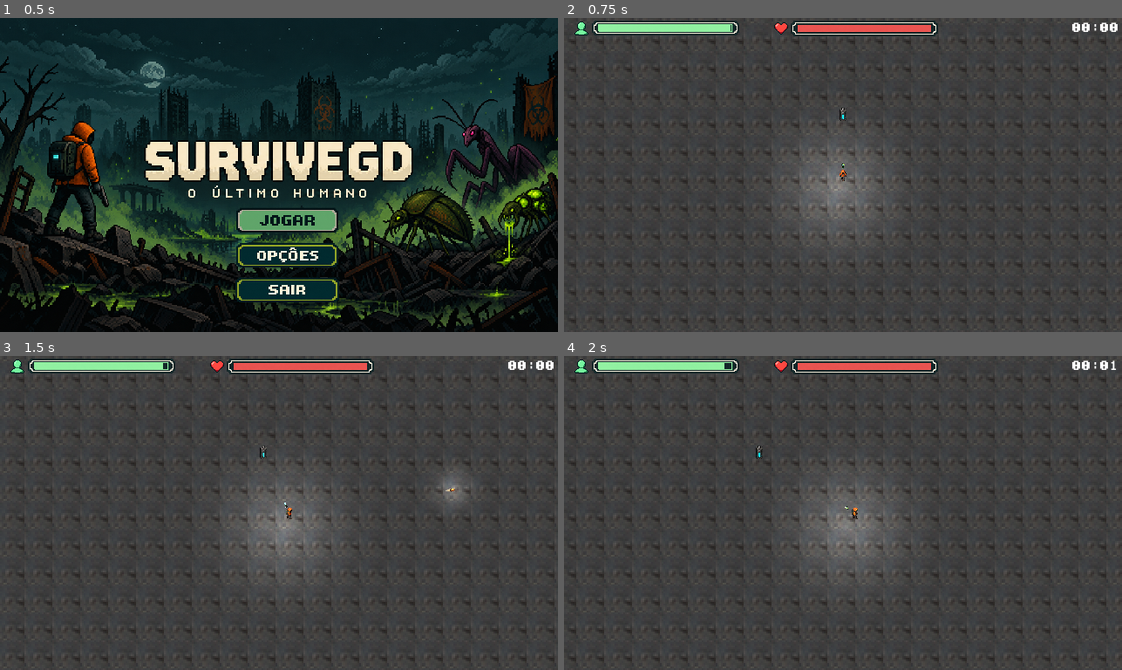
Above: before the commit, frames 1-4 (two rows, left to right).
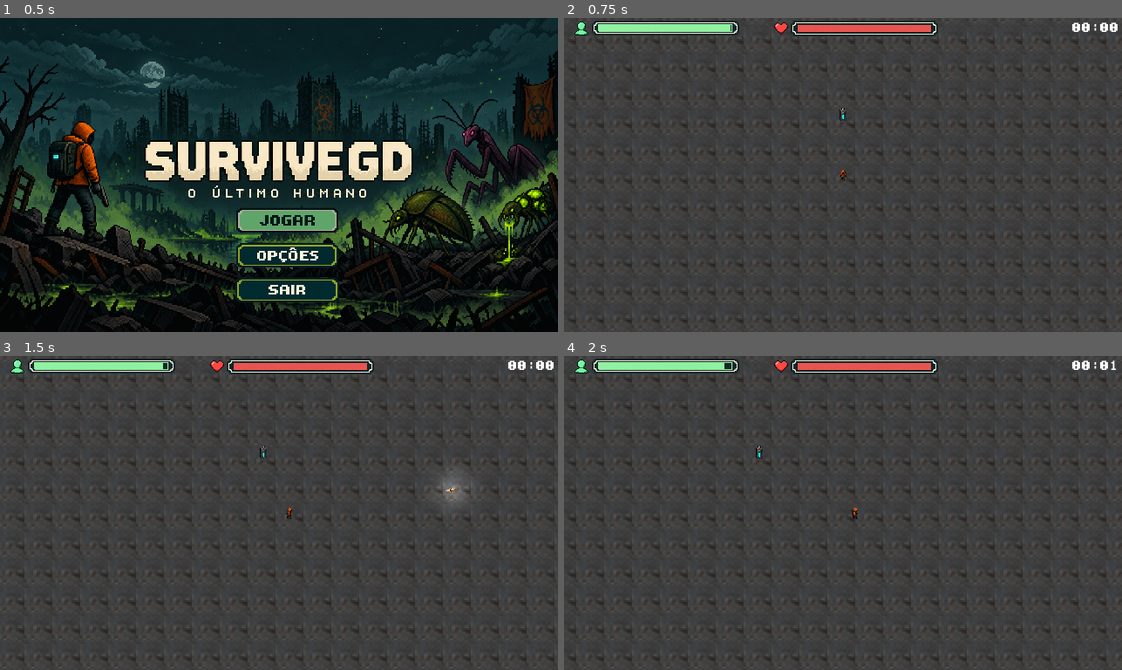
Above: after the commit, the same moments.

Repository: DevLucasOnly/DevLucasOnly-SurviveGD-Prototipo-de-Sobrevivencia-2D
Game: Godot game, scene res://scenes/main_menu.tscn
Same seed, same stepped clock (60 frames per second), same inputs: the game is played once before the commit and once after it. Sound files missing from this copy of the repository are replaced by a short silence.
Inputs (mouse positions are in pixels of both pictures, inside the frame that each line leads up to):
- Up to frame 1 (0.5 s): no input
- Up to frame 2 (0.75 s): click (848, 218) at 0.5 s
- Up to frame 3 (1.5 s): tap Enter at 1.25 s; move the mouse to (401, 497) at 1.27 s; press the mouse at (401, 497) at 1.28 s; hold D (move_right) from 1.28 s (still down)
- Up to frame 4 (2 s): keep holding D (move_right)

Frame 1 is identical in both runs. In frame 2, 2.9% of the frame differs, in the area x 41-57%, y 40-69%; in frame 3, 2.8%; in frame 4, 2.9%, in the area x 42-60%, y 40-69%.

Commit message:
Apenas para salvar animation

Diff:
--- a/scenes/Player.tscn
+++ b/scenes/Player.tscn
@@ -3,12 +3,143 @@
 [ext_resource type="Script" uid="uid://c7m4o7cacraer" path="res://scripts/player.gd" id="1_i0ldb"]
 [ext_resource type="PackedScene" uid="uid://dujdbk5baxpvi" path="res://scenes/projetil.tscn" id="2_3li8b"]
 [ext_resource type="Texture2D" uid="uid://jkg8eu1qossp" path="res://assets/Player/Player_1280x1280.png" id="3_3li8b"]
+[ext_resource type="Texture2D" uid="uid://d0rfjbdxoxp8x" path="res://assets/Player/Player para NORTE.png" id="3_cw2d6"]
 [ext_resource type="AudioStream" uid="uid://cqim418r08i82" path="res://audio/Passos_Player_Concreto_Loop.ogg" id="4_mdl7e"]
 [ext_resource type="AudioStream" uid="uid://dbxee3kgsq5pu" path="res://audio/Dano_Player.ogg" id="5_qu4a1"]
 [ext_resource type="Texture2D" uid="uid://c5rfpd4exgo5t" path="res://assets/Player/Seta verde com cápsula de antídoto.png" id="6_70d11"]
 
+[sub_resource type="AtlasTexture" id="AtlasTexture_khinc"]
+atlas = ExtResource("3_cw2d6")
+region = Rect2(0, 0, 396, 793)
+
+[sub_resource type="AtlasTexture" id="AtlasTexture_bruh7"]
+atlas = ExtResource("3_cw2d6")
+region = Rect2(0, 0, 396, 793)
+
+[sub_resource type="AtlasTexture" id="AtlasTexture_6eyey"]
+atlas = ExtResource("3_cw2d6")
+region = Rect2(396, 0, 396, 793)
+
+[sub_resource type="AtlasTexture" id="AtlasTexture_d3wef"]
+atlas = ExtResource("3_cw2d6")
+region = Rect2(792, 0, 396, 793)
+
+[sub_resource type="AtlasTexture" id="AtlasTexture_o4126"]
+atlas = ExtResource("3_cw2d6")
+region = Rect2(1188, 0, 396, 793)
+
+[sub_resource type="AtlasTexture" id="AtlasTexture_lkdrv"]
+atlas = ExtResource("3_cw2d6")
+region = Rect2(1584, 0, 396, 793)
+
+[sub_resource type="SpriteFrames" id="SpriteFrames_snp6e"]
+animations = [{
+"frames": [],
+"loop": 1,
+"name": &"default",
+"speed": 5.0
+}, {
+"frames": [],
+"loop": 1,
+"name": &"idle_down",
+"speed": 5.0
+}, {
+"frames": [],
+"loop": 1,
+"name": &"idle_down_left",
+"speed": 5.0
+}, {
+"frames": [],
+"loop": 1,
+"name": &"idle_down_right",
+"speed": 5.0
+}, {
+"frames": [],
+"loop": 1,
+"name": &"idle_left",
+"speed": 5.0
+}, {
+"frames": [],
+"loop": 1,
+"name": &"idle_right",
+"speed": 5.0
+}, {
+"frames": [{
+"duration": 1.0,
+"texture": SubResource("AtlasTexture_khinc")
+}],
+"loop": 1,
+"name": &"idle_up",
+"speed": 5.0
+}, {
+"frames": [],
+"loop": 1,
+"name": &"idle_up_left",
+"speed": 5.0
+}, {
+"frames": [],
+"loop": 1,
+"name": &"idle_up_right",
+"speed": 5.0
+}, {
+"frames": [],
+"loop": 1,
+"name": &"walk_down",
+"speed": 5.0
+}, {
+"frames": [],
+"loop": 1,
+"name": &"walk_down_left",
+"speed": 5.0
+}, {
+"frames": [],
+"loop": 1,
+"name": &"walk_down_right",
+"speed": 5.0
+}, {
+"frames": [],
+"loop": 1,
+"name": &"walk_left",
+"speed": 5.0
+}, {
+"frames": [],
+"loop": 1,
+"name": &"walk_right",
+"speed": 5.0
+}, {
+"frames": [{
+"duration": 1.0,
+"texture": SubResource("AtlasTexture_bruh7")
+}, {
+"duration": 1.0,
+"texture": SubResource("AtlasTexture_6eyey")
+}, {
+"duration": 1.0,
+"texture": SubResource("AtlasTexture_d3wef")
+}, {
+"duration": 1.0,
+"texture": SubResource("AtlasTexture_o4126")
+}, {
+"duration": 1.0,
+"texture": SubResource("AtlasTexture_lkdrv")
+}],
+"loop": 1,
+"name": &"walk_up",
+"speed": 5.0
+}, {
+"frames": [],
+"loop": 1,
+"name": &"walk_up_left",
+"speed": 5.0
+}, {
+"frames": [],
+"loop": 1,
+"name": &"walk_up_right",
+"speed": 5.0
+}]
+
 [sub_resource type="RectangleShape2D" id="RectangleShape2D_70d11"]
-size = Vector2(4, 7)
+size = Vector2(4, 6)
 
 [sub_resource type="Animation" id="Animation_3li8b"]
 length = 0.001
@@ -364,6 +495,12 @@
 speed = 80.0
 projetil_cena = ExtResource("2_3li8b")
 
+[node name="AnimatedSprite2D" type="AnimatedSprite2D" parent="." unique_id=815597746]
+position = Vector2(0, -0.086000144)
+scale = Vector2(0.008, 0.0077831023)
+sprite_frames = SubResource("SpriteFrames_snp6e")
+animation = &"walk_up"
+
 [node name="Sprite2D" type="Sprite2D" parent="." unique_id=691460397]
 scale = Vector2(0.05, 0.051)
 texture = ExtResource("3_3li8b")
@@ -373,21 +510,23 @@
 region_rect = Rect2(5.105484, 3.6053505, 1249.3036, 1261.4144)
 
 [node name="CollisionShape2D" type="CollisionShape2D" parent="." unique_id=431914994]
-position = Vector2(0, 0.5)
 shape = SubResource("RectangleShape2D_70d11")
 
 [node name="AnimationPlayer" type="AnimationPlayer" parent="." unique_id=73426016]
 libraries/ = SubResource("AnimationLibrary_qu4a1")
 
 [node name="Camera2D" type="Camera2D" parent="." unique_id=2015322001]
+visible = false
 zoom = Vector2(2, 2)
 position_smoothing_enabled = true
 position_smoothing_speed = 10.0
 
 [node name="Muzzle" type="Marker2D" parent="." unique_id=518234097]
+visible = false
 position = Vector2(-2, 1)
 
 [node name="GPUParticles2D" type="GPUParticles2D" parent="Muzzle" unique_id=481053874]
+visible = false
 emitting = false
 amount = 15
 amount_ratio = 0.15
@@ -399,6 +538,7 @@
 one_shot = true
 
 [node name="VFXDano" type="GPUParticles2D" parent="." unique_id=722232803]
+visible = false
 emitting = false
 lifetime = 0.3
 one_shot = true
@@ -406,17 +546,22 @@
 process_material = SubResource("ParticleProcessMaterial_snp6e")
 
 [node name="PointLight2D" type="PointLight2D" parent="." unique_id=1966433158]
+visible = false
 texture = SubResource("GradientTexture2D_snp6e")
 
 [node name="SfxAndar" type="AudioStreamPlayer2D" parent="." unique_id=282830060]
+visible = false
 stream = ExtResource("4_mdl7e")
 
 [node name="SfxDano" type="AudioStreamPlayer2D" parent="." unique_id=1254833481]
+visible = false
 stream = ExtResource("5_qu4a1")
 
 [node name="PivotApontador" type="Node2D" parent="." unique_id=1750606755]
+visible = false
 
 [node name="Sprite2D" type="Sprite2D" parent="PivotApontador" unique_id=446800566]
+visible = false
 position = Vector2(5, 0)
 scale = Vector2(0.003, 0.003)
 texture = ExtResource("6_70d11")
